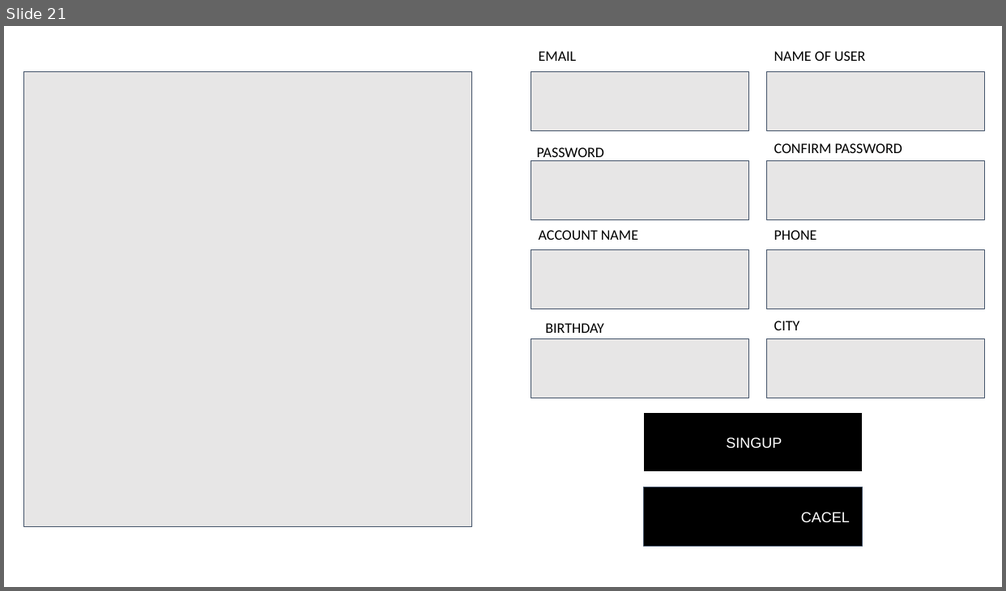
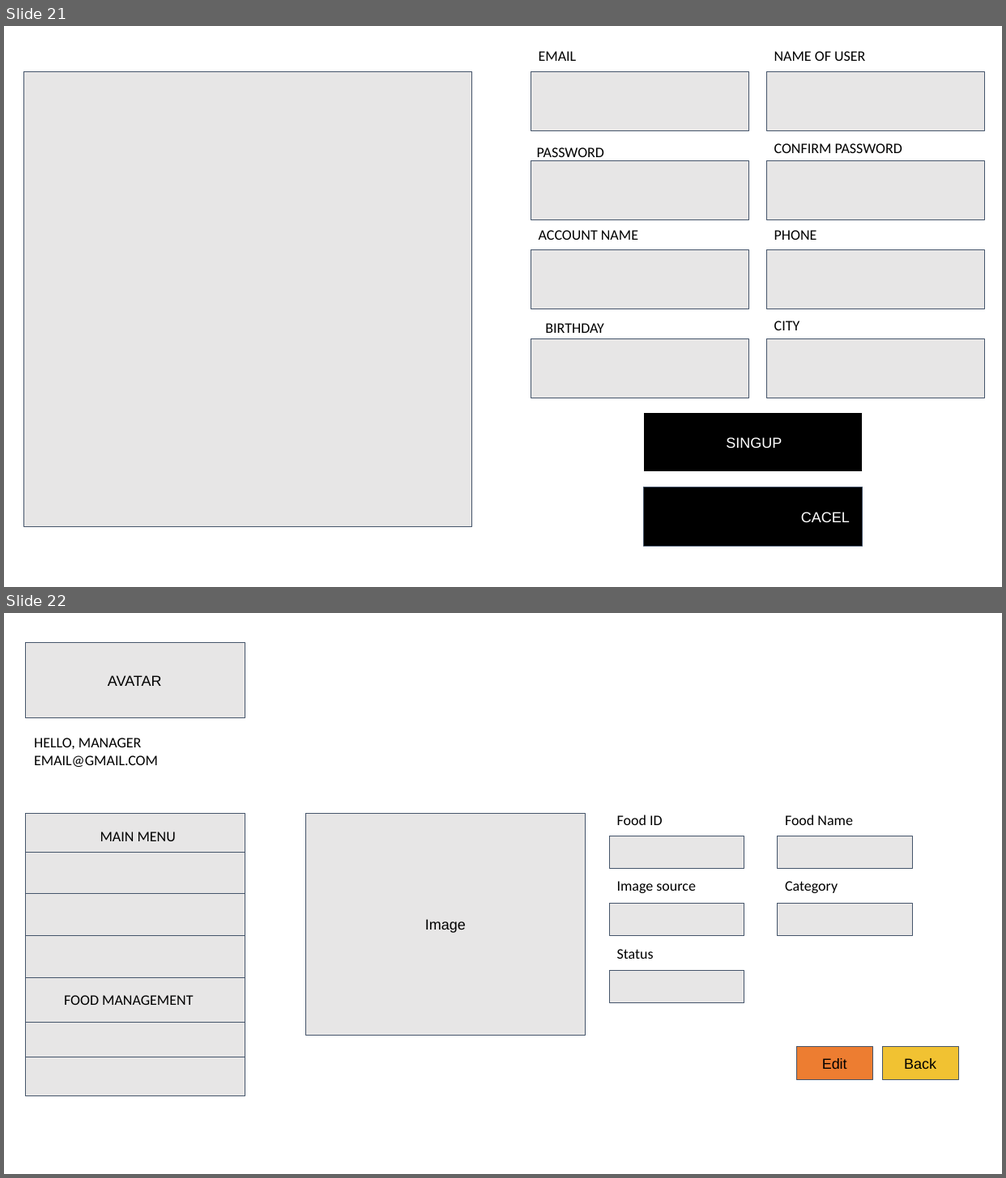
Before and after one commit to votrungquantp15/SE1618-GroupQNP, a slide deck: SWP-Document/SWP/wireframe SWP.pptx. Shown one above the other, each under a label of ours: slide 21 before the commit, slides 21 and 22 after it. The pictures are 1006x591 and 1006x1178 pixels, drawn with LibreOffice and Linux fonts; fonts in the diff are those of the drawing. Boxes give left, top, right and bottom in pixels: in the first picture for what was removed or moved away, otherwise in the second. Text is boxed around its words. In the diff, an @@ line names an element or a change of style, - is before the commit and + after.

```diff
--- a/SWP-Document/SWP/wireframe SWP.pptx
+++ b/SWP-Document/SWP/wireframe SWP.pptx
@@ slide 22 added at <box>4,613,1002,1174</box>, background #FFFFFF @@
@@ rectangle added at <box>26,642,246,717</box>, fill #E7E6E6, outline #44546A 0.75 pt, 14 pt, text #000000 @@
+AVATAR
@@ text added at <box>34,738,158,767</box>, 14 pt, text #000000 @@
+HELLO, MANAGER
+EMAIL@GMAIL.COM
@@ rectangle added at <box>25,814,245,1097</box>, fill #E7E6E6, outline #44546A 0.75 pt @@
@@ rectangle added at <box>305,814,585,1036</box>, fill #E7E6E6, outline #44546A 0.75 pt, 14 pt, text #000000 @@
+Image
@@ text added at <box>617,815,663,825</box>, 14 pt, text #000000 @@
+Food ID
@@ text added at <box>785,815,853,825</box>, 14 pt, text #000000 @@
+Food Name
@@ line added from (26, 853) to (246, 853), #44546A 0.75 pt @@
@@ text added at <box>100,832,176,841</box>, 14 pt, text #000000 @@
+MAIN MENU
@@ rectangle added at <box>610,836,744,869</box>, fill #E7E6E6, outline #44546A 0.75 pt @@
@@ rectangle added at <box>778,836,912,869</box>, fill #E7E6E6, outline #44546A 0.75 pt @@
@@ line added from (25, 894) to (246, 894), #44546A 0.75 pt @@
@@ rectangle added at <box>610,904,744,936</box>, fill #E7E6E6, outline #44546A 0.75 pt @@
@@ text added at <box>617,881,696,893</box>, 14 pt, text #000000 @@
+Image source
@@ rectangle added at <box>778,904,912,936</box>, fill #E7E6E6, outline #44546A 0.75 pt @@
@@ text added at <box>785,881,837,893</box>, 14 pt, text #000000 @@
+Category
@@ line added from (26, 936) to (246, 936), #44546A 0.75 pt @@
@@ text added at <box>617,949,654,959</box>, 14 pt, text #000000 @@
+Status
@@ rectangle added at <box>610,971,744,1003</box>, fill #E7E6E6, outline #44546A 0.75 pt @@
@@ line added from (26, 978) to (246, 978), #44546A 0.75 pt @@
@@ text added at <box>64,995,193,1005</box>, 14 pt, text #000000 @@
+FOOD MANAGEMENT
@@ line added from (25, 1023) to (246, 1023), #44546A 0.75 pt @@
@@ rectangle added at <box>797,1047,873,1080</box>, fill #ED7D31, outline #44546A 0.75 pt, 14 pt, text #000000 @@
+Edit
@@ rectangle added at <box>882,1047,958,1080</box>, fill #F1C232, outline #44546A 0.75 pt, 14 pt, text #000000 @@
+Back
@@ line added from (26, 1057) to (246, 1057), #44546A 0.75 pt @@
```
Also in this commit, not shown: 7 other slides added, 7 other files.
